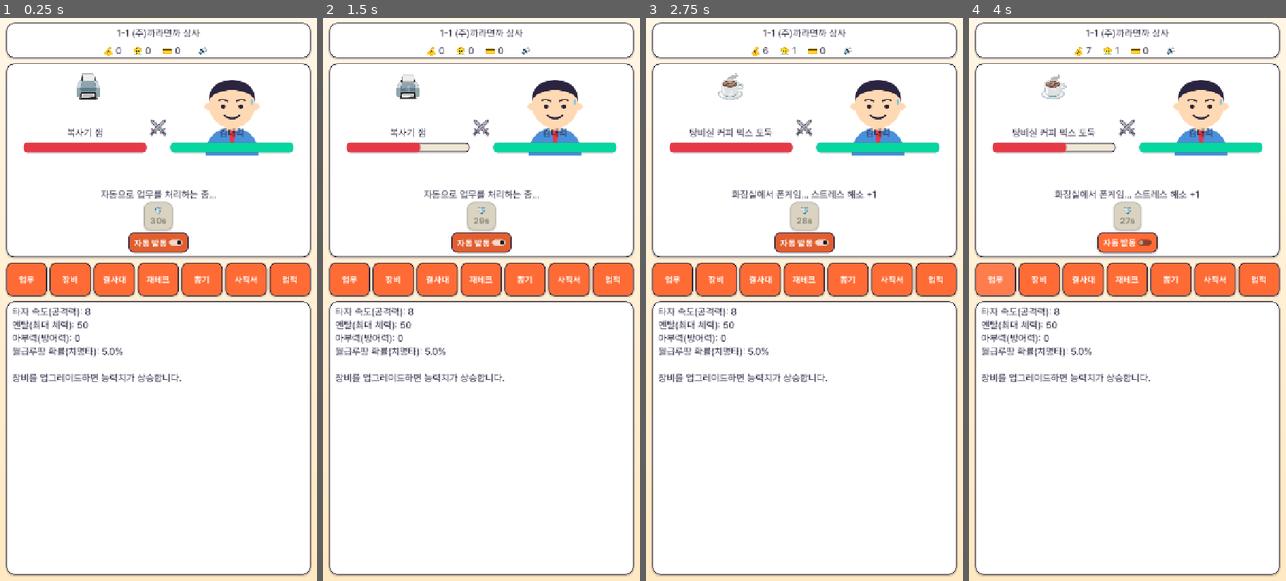
Above: before the commit, frames 1-4 (left to right).
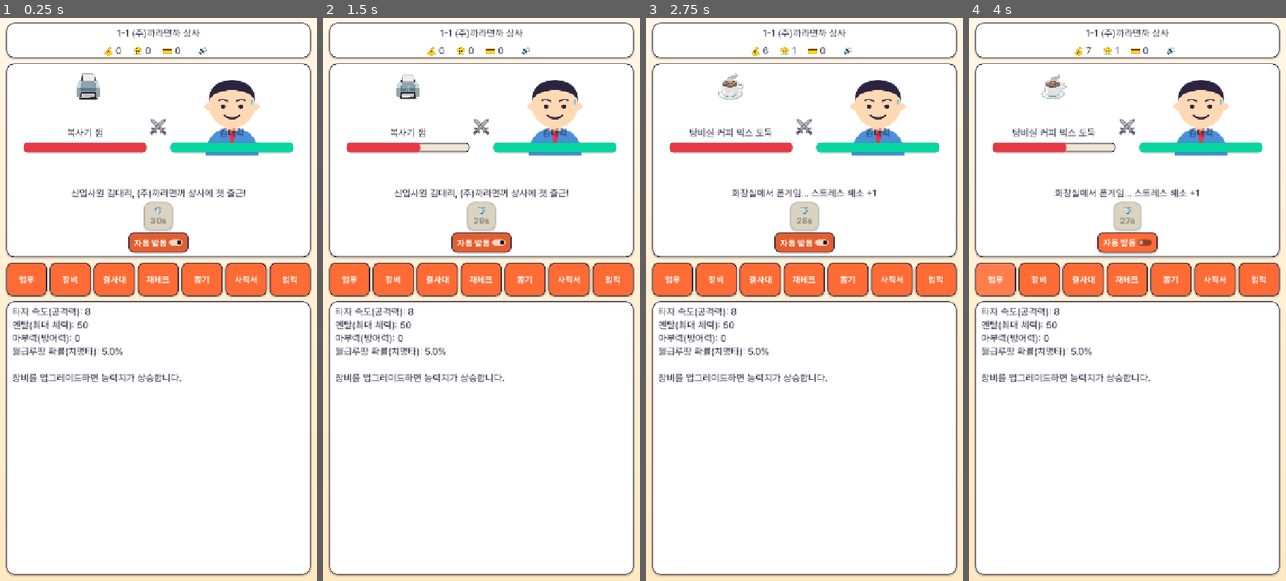
Above: after the commit, the same moments.

Repository: InjunKang/resignation-clicker
Game: Godot game, scene res://scenes/Main.tscn
Two runs of this game, one before a commit and one after it. Both use one fixed random seed, a clock stepped at 60 frames per second and the inputs below.
Inputs (mouse positions are in pixels of both pictures, inside the frame that each line leads up to):
- Up to frame 1 (0.25 s): no input
- Up to frame 2 (1.5 s): click "🔊" at 0.5 s; click "🔇" at 1.25 s
- Up to frame 3 (2.75 s): click (804, 124) at 2 s
- Up to frame 4 (4 s): click "자동 발동" at 2.75 s; click "업무" at 3.5 s

The runs differ from the first frame. In frame 1, 0.6% of the frame differs, in the area x 22-78%, y 17-33%; in frame 2, 0.6%; in frame 3, 0.4%; in frame 4, 0.4%.

Commit message:
Add humor dialogue: idle flavor lines, boss taunts, defeat/prestige quotes
Fills out the "직장인 풍자" comedy that's this game's actual hook, which
previously only showed up in one static boss quote per fight.

- 18 rotating idle one-liners shown during mob phases (엑셀 수식 깨짐,
  탕비실 과자 소진, 눈치 보다 딴짓 걸림 등 직장 생활 개그).
- Each boss now has 3 mid-fight taunts (rotating every ~7s) plus a
  character-specific despair quote on defeat, on top of its existing
  entry quote. Non-first-clear boss kills pair the despair quote with a
  random gloat line for variety across the 10 repeat fights per company.
- Company intro line when moving to company 2/3 (or back to company 1
  after a prestige).
- 5 randomized prestige send-off lines shown right after "사직서
  던지기".

Found and fixed a real bug while verifying: _spawn_mob() reset the
flavor rotation timer on every mob spawn (every ~2.5s at current
balance), which is far more often than the 6s idle-flavor interval —
the rotation could never fire because the timer was constantly being
zeroed before reaching it. Now only resets on an actual company
transition. Confirmed via Playwright: before the fix, the log stayed
stuck on the intro line for 9.5s+; after, it rotates correctly, and a
longer capture also confirmed a boss taunt line firing mid-fight.

Verified via headless run/export and a full 7-tab Playwright pass:
0 console errors.

Co-Authored-By: Claude Sonnet 5 <noreply@anthropic.com>

Diff:
--- a/scripts/autoload/GameData.gd
+++ b/scripts/autoload/GameData.gd
@@ -22,32 +22,99 @@
 const COMPANIES := [
 	{
 		"name": "(주)까라면까 상사",
+		"intro": "신입사원 김대리, (주)까라면까 상사에 첫 출근!",
 		"mobs": [
 			{"id": "copier_jam", "name": "복사기 잼", "icon": "🖨️"},
 			{"id": "coffee_thief", "name": "탕비실 커피 믹스 도둑", "icon": "☕"},
 			{"id": "hwp_error", "name": "한글 파일 에러", "icon": "📄"},
 		],
-		"boss": {"id": "boss_1", "name": "낙하산 박낙하 대리", "icon": "🪂", "quote": "우리 아버지가 누군지 알아?", "time_limit": 20.0},
+		"boss": {
+			"id": "boss_1", "name": "낙하산 박낙하 대리", "icon": "🪂",
+			"quote": "우리 아버지가 누군지 알아?",
+			"taunts": ["이 정도는 인맥으로도 해결되는데 말이지", "내가 누군지 알면 그런 표정 못 지을 텐데?", "결재는 내 기분에 달려있어"],
+			"defeat_line": "이, 이럴 리가... 아빠한테 이를 거야!",
+			"time_limit": 20.0,
+		},
 	},
 	{
 		"name": "꼰대 플래닛",
+		"intro": "이직 성공! 여긴 꼰대 플래닛... 소문이 사실이었다",
 		"mobs": [
 			{"id": "weekend_hike", "name": "주말 등산 강요", "icon": "⛰️"},
 			{"id": "sudden_dinner", "name": "갑작스러운 회식", "icon": "🍻"},
 			{"id": "messenger_jail", "name": "메신저 감옥", "icon": "📱"},
 		],
-		"boss": {"id": "boss_2", "name": "라떼는 과장", "icon": "☕", "quote": "나 때는 말이야, 야근이 기본이었어!", "time_limit": 22.0},
+		"boss": {
+			"id": "boss_2", "name": "라떼는 과장", "icon": "☕",
+			"quote": "나 때는 말이야, 야근이 기본이었어!",
+			"taunts": ["우리 때는 주 7일 출근도 미덕이었어", "요즘 애들은 근성이 없어, 쯧쯧", "이 커피 맛도 예전 같지가 않아..."],
+			"defeat_line": "라떼는... 라떼는 말이야 흑흑",
+			"time_limit": 22.0,
+		},
 	},
 	{
 		"name": "네카라쿠배당토",
+		"intro": "드디어 네카라쿠배당토 입성! 그런데 왜 다들 영어를 섞어 쓰지?",
 		"mobs": [
 			{"id": "konglish_bot", "name": "영어 섞어 쓰기 봇", "icon": "🤖"},
 			{"id": "tf_meeting", "name": "의미 없는 TF 팀 미팅", "icon": "📅"},
 			{"id": "weekly_report", "name": "주간 보고서", "icon": "📊"},
 		],
-		"boss": {"id": "boss_3", "name": "트렌디 최부장", "icon": "🕶️", "quote": "As ASAP하게, 린(Lean)하게 얼라인(Align)해봐.", "time_limit": 25.0},
-	},
-]
+		"boss": {
+			"id": "boss_3", "name": "트렌디 최부장", "icon": "🕶️",
+			"quote": "As ASAP하게, 린(Lean)하게 얼라인(Align)해봐.",
+			"taunts": ["이거 완전 러프하게 씽크해봐", "애자일하게 피봇 좀 하지?", "KPI 얼라인 안 되면 곤란한데"],
+			"defeat_line": "이거 완전... 언얼라인드한데...?",
+			"time_limit": 25.0,
+		},
+	},
+]
+
+const IDLE_FLAVOR_LINES := [
+	"엑셀 수식이 또 깨졌다...",
+	"상사가 지나갈 때마다 모니터 창을 바꾼다",
+	"커피가 벌써 세 잔째다",
+	"화장실에서 5분째 안 나온다",
+	"메신저로 '넵'만 스무 번째 보내는 중",
+	"점심 뭐 먹지 고민하다 오후가 다 갔다",
+	"복붙 신공으로 보고서를 완성했다",
+	"PPT 폰트를 정하는 데만 30분째",
+	"퇴근 5분 전, 팀장이 부른다...",
+	"탕비실에 과자가 떨어졌다는 소식에 절망한다",
+	"회의가 회의를 부른다",
+	"출근했지만 정신은 아직 이불 속",
+	"오늘도 야근 확정인 것 같은 불길한 예감",
+	"메일 제목에 '긴급'이 하나 더 늘었다",
+	"잠깐 딴짓하다 상사와 눈이 마주쳤다",
+	"책상 정리하다 3년 전 영수증을 발견했다",
+	"인쇄기 앞에서 순서를 기다리는 중",
+	"오탈자 하나 고치다 문서를 통째로 날렸다",
+]
+
+const BOSS_DEFEAT_LINES := [
+	"회심의 카운터! 사이다가 따로 없다",
+	"오늘만큼은 을이 갑을 이겼다",
+	"월급루팡의 반격이 통했다!",
+	"정시 퇴근이 눈앞에 보인다",
+	"이 맛에 회사 다닌다(아님)",
+]
+
+const PRESTIGE_LINES := [
+	"그동안 고생 많았다, 나 자신",
+	"새 회사에서는 부장님이 조금 덜 밉기를",
+	"퇴사는 아름다워",
+	"인수인계? 그런 거 없다",
+	"마지막으로 상사 얼굴에 사직서 스매시!",
+]
+
+func get_random_idle_flavor() -> String:
+	return IDLE_FLAVOR_LINES[randi() % IDLE_FLAVOR_LINES.size()]
+
+func get_random_boss_defeat_line() -> String:
+	return BOSS_DEFEAT_LINES[randi() % BOSS_DEFEAT_LINES.size()]
+
+func get_random_prestige_line() -> String:
+	return PRESTIGE_LINES[randi() % PRESTIGE_LINES.size()]
 
 func get_company_index(stage_index: int) -> int:
 	return mini(int(stage_index / float(STAGE_COUNT)), COMPANIES.size() - 1)
--- a/scripts/autoload/GameState.gd
+++ b/scripts/autoload/GameState.gd
@@ -6,6 +6,7 @@
 signal equipment_changed
 signal stage_changed
 signal stock_changed
+signal prestiged
 
 var gold: float = 0.0
 var stress: float = 0.0
@@ -350,6 +351,7 @@
 	stage_changed.emit()
 	equipment_changed.emit()
 	stock_changed.emit()
+	prestiged.emit()
 	return reward
 
 func buy_prestige_upgrade(id: String) -> bool:
--- a/scripts/battle_view.gd
+++ b/scripts/battle_view.gd
@@ -14,8 +14,12 @@
 var _boss_data: Dictionary = {}
 var _boss_fail_streak: int = 0
 var _boss_retry_mobs_remaining: int = 0
+var _flavor_timer: float = 0.0
+var _last_company_index: int = -1
 
 const BOSS_FAIL_HINT_THRESHOLD := 3
+const IDLE_FLAVOR_INTERVAL := 6.0
+const BOSS_TAUNT_INTERVAL := 7.0
 
 var player_hp: float = 0.0
 
@@ -46,6 +50,7 @@
 		_skills.append({"data": s, "cd": 0.0, "active": 0.0, "button": null})
 	_build_ui()
 	GameState.stats_changed.connect(_on_stats_changed)
+	GameState.prestiged.connect(_on_prestiged)
 	player_hp = GameState.max_hp
 	_spawn_next_enemy()
 
@@ -146,6 +151,8 @@
 	log_label = Label.new()
 	log_label.text = "자동으로 업무를 처리하는 중..."
 	log_label.horizontal_alignment = HORIZONTAL_ALIGNMENT_CENTER
+	log_label.autowrap_mode = TextServer.AUTOWRAP_WORD
+	log_label.custom_minimum_size = Vector2(0, 30)
 	root_vbox.add_child(log_label)
 
 	var skill_row := HBoxContainer.new()
@@ -186,9 +193,24 @@
 		if boss_time_left <= 0.0 or player_hp <= 0.0:
 			_on_boss_fail()
 
+	_update_flavor(delta)
 	_update_skills(delta)
 	_refresh_bars()
 	_refresh_skill_bar()
+
+## 잡담 대사 로테이션: 몹 페이즈에서는 사무실 개그를, 보스전에서는 보스 도발을 주기적으로 보여준다.
+func _update_flavor(delta: float) -> void:
+	_flavor_timer += delta
+	var interval: float = BOSS_TAUNT_INTERVAL if is_boss else IDLE_FLAVOR_INTERVAL
+	if _flavor_timer < interval:
+		return
+	_flavor_timer = 0.0
+	if is_boss:
+		var taunts: Array = _boss_data.get("taunts", [])
+		if not taunts.is_empty():
+			log_label.text = "%s: \"%s\"" % [enemy_name, taunts[randi() % taunts.size()]]
+	else:
+		log_label.text = GameData.get_random_idle_flavor()
 
 func _spawn_next_enemy() -> void:
 	if _boss_retry_mobs_remaining > 0:
@@ -203,7 +225,12 @@
 	boss_timer_label.visible = false
 	enemy_icon_label.visible = true
 	boss_portrait.visible = false
+	var company_index: int = GameData.get_company_index(GameState.stage_index)
 	var company: Dictionary = GameData.get_company(GameState.stage_index)
+	if company_index != _last_company_index:
+		_last_company_index = company_index
+		log_label.text = company.get("intro", "")
+		_flavor_timer = 0.0
 	var mobs: Array = company["mobs"]
 	var mob: Dictionary = mobs[GameState.mobs_defeated_in_stage % mobs.size()]
 	enemy_name = mob["name"]
@@ -219,6 +246,7 @@
 	enemy_icon_label.visible = false
 	boss_portrait.visible = true
 	_boss_attack_timer = 0.0
+	_flavor_timer = 0.0
 	var company_index: int = GameData.get_company_index(GameState.stage_index)
 	var company: Dictionary = GameData.get_company(GameState.stage_index)
 	_boss_data = company["boss"]
@@ -357,11 +385,12 @@
 	GameState.add_stress(GameData.get_boss_stress_reward(GameState.stage_index))
 	GameState.register_boss_kill()
 	_boss_fail_streak = 0
+	var defeat_quote: String = _boss_data.get("defeat_line", "...")
 	if GameState.register_boss_first_clear(company_index):
 		GameState.add_diamond(GameData.BOSS_FIRST_CLEAR_DIAMOND_REWARD)
-		log_label.text = "%s 격파! 첫 클리어 보너스 법인카드 +%d" % [_boss_data.get("name", ""), int(GameData.BOSS_FIRST_CLEAR_DIAMOND_REWARD)]
+		log_label.text = "%s: \"%s\" (첫 클리어! 법인카드 +%d)" % [_boss_data.get("name", ""), defeat_quote, int(GameData.BOSS_FIRST_CLEAR_DIAMOND_REWARD)]
 	else:
-		log_label.text = "%s 격파! 다음 스테이지로." % _boss_data.get("name", "")
+		log_label.text = "%s: \"%s\" — %s" % [_boss_data.get("name", ""), defeat_quote, GameData.get_random_boss_defeat_line()]
 	Sfx.play_boss_clear()
 	GameState.advance_stage()
 	player_hp = GameState.max_hp
@@ -401,6 +430,15 @@
 	player_hp = min(player_hp, GameState.max_hp)
 	if player_hp <= 0.0:
 		player_hp = GameState.max_hp
+
+func _on_prestiged() -> void:
+	_boss_retry_mobs_remaining = 0
+	_boss_fail_streak = 0
+	player_hp = GameState.max_hp
+	_last_company_index = 0 # 신입사원 인트로 대사 대신 사직서 대사를 그대로 유지시킴
+	_spawn_next_enemy()
+	log_label.text = GameData.get_random_prestige_line()
+	_flavor_timer = 0.0
 
 # --- 액티브 스킬 (오토캐스트) ---
 
